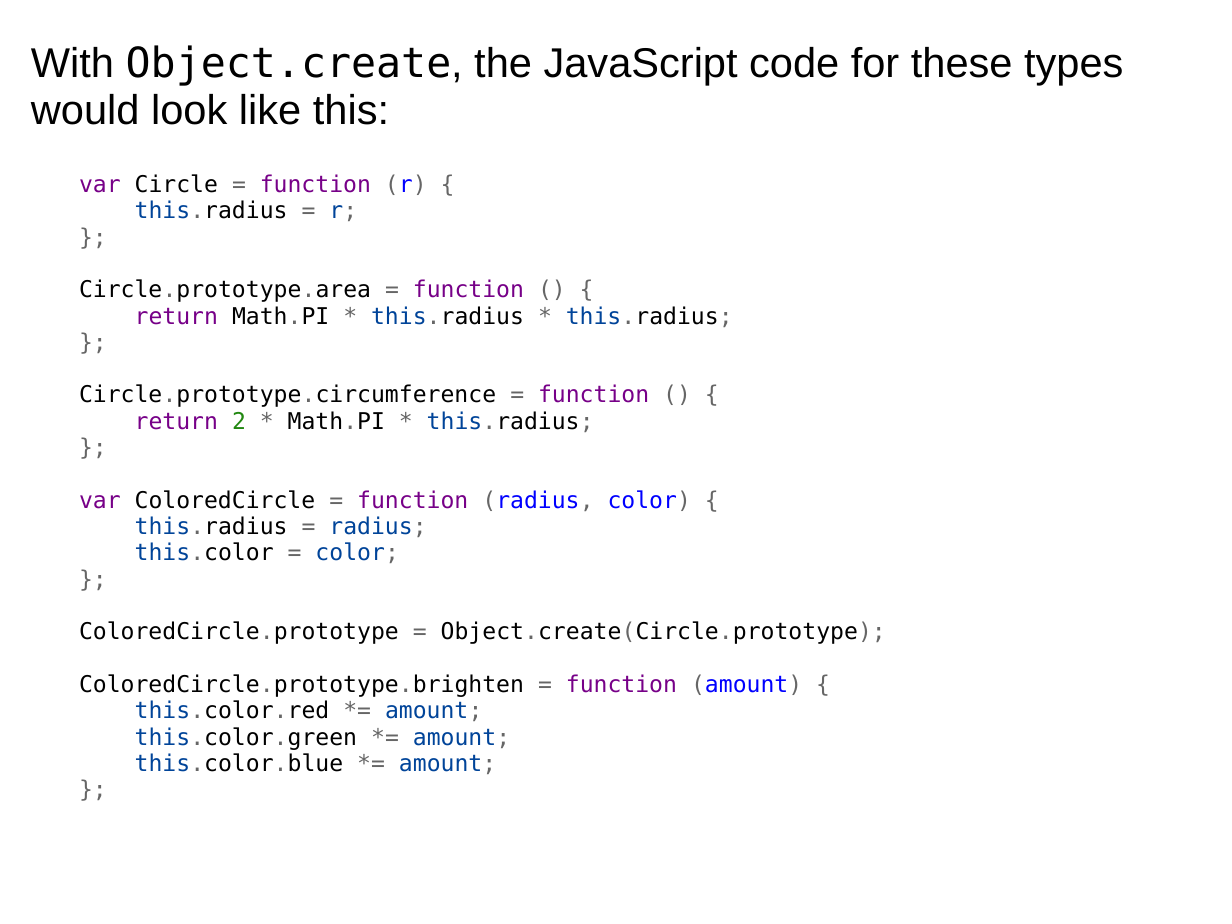
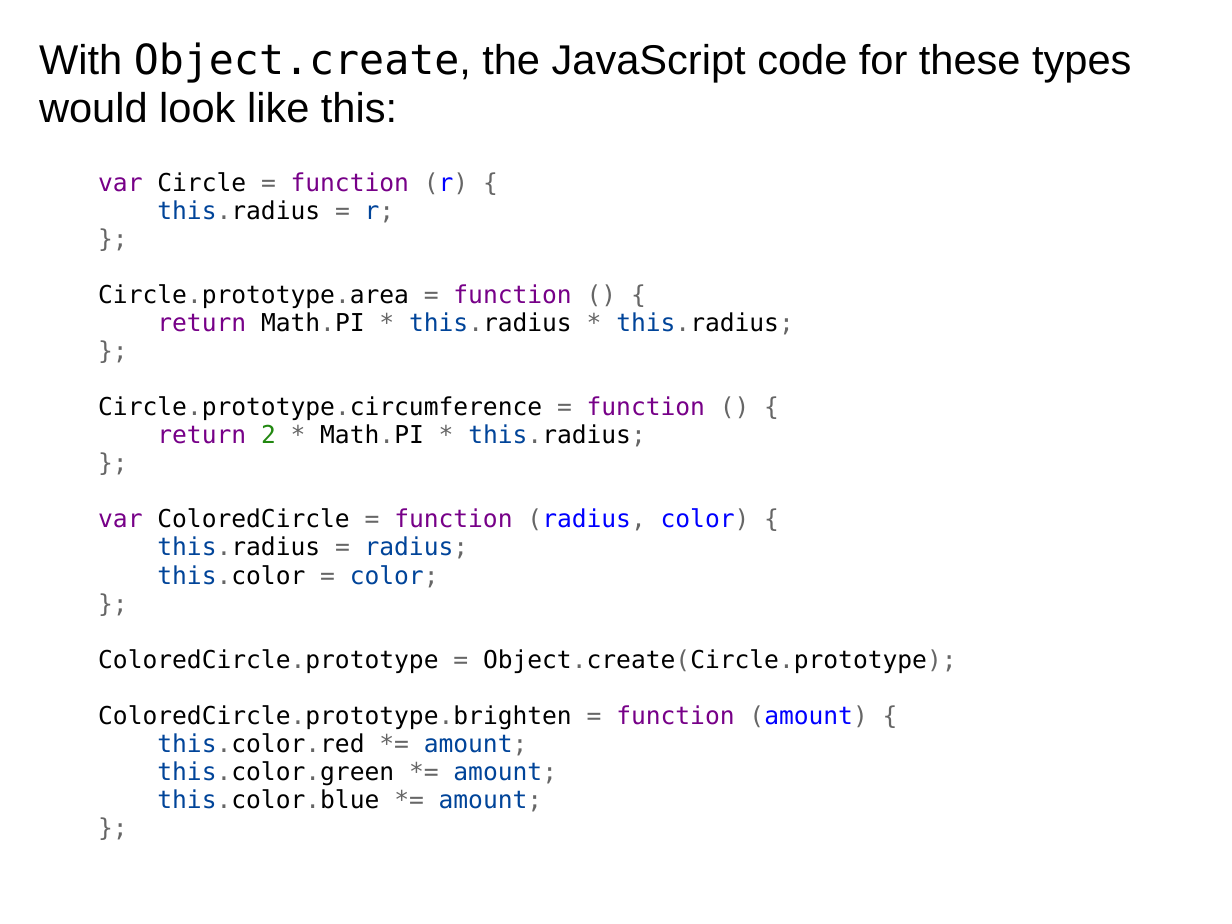
Before and after one commit to dondi/javascript-book, a slide deck: slide 16 of presentations/Chapter_7_Presentation.ppt. Drawn at 1232x924 pixels with LibreOffice and Linux fonts; fonts in the diff are those of the drawing; background and template pictures are left out. Boxes give left, top, right and bottom in pixels: in the first picture for what was removed or moved away, otherwise in the second. Text is boxed around its words. In the diff, an @@ line names an element or a change of style, - is before the commit and + after.

```diff
--- a/presentations/Chapter_7_Presentation.ppt
+++ b/presentations/Chapter_7_Presentation.ppt
@@ text "With Object.create, the JavaScript code ...": place and size @@
-text "With Object.create, the JavaScript code ..." at box(31, 45, 1123, 774)
+text "With Object.create, the JavaScript code ..." at box(39, 42, 1131, 812)
@@ text at box(98, 172, 957, 812): size 15 to 16 pt in "var Circle = function (r) { this.radius ...", "}; ColoredCircle.prototype = Object.create(Circle.prototype) ..." @@
```
Also in this commit, not shown: 15 other slides changed, 2 other files.
